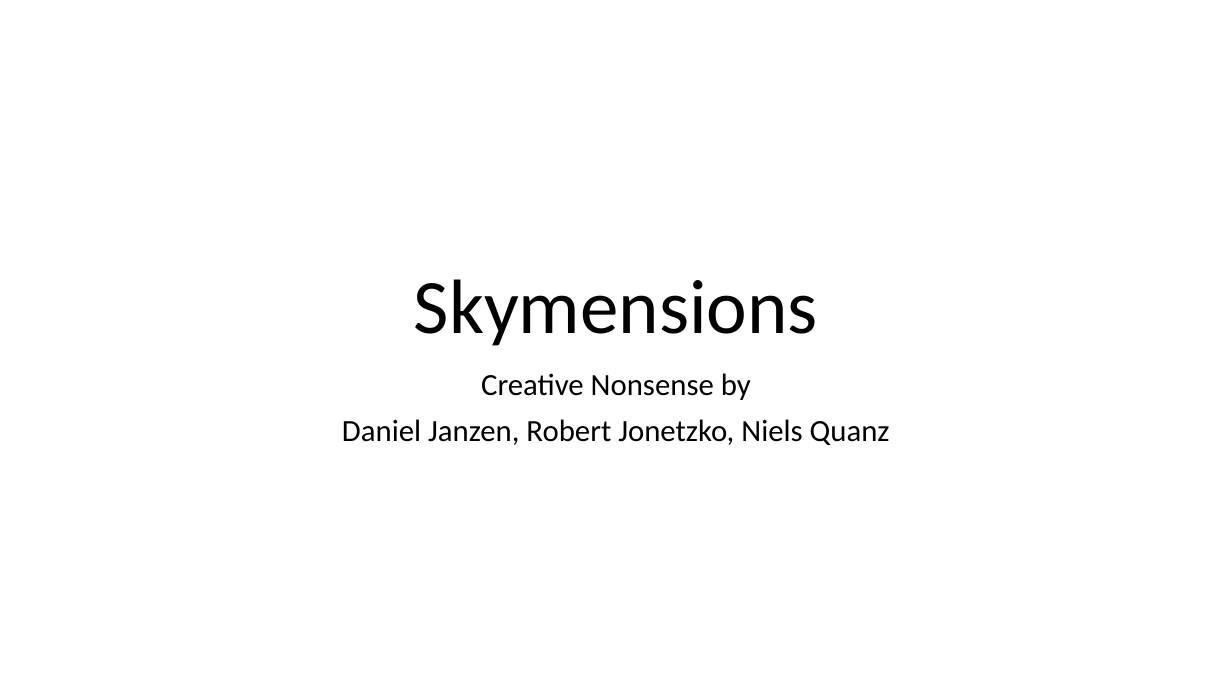
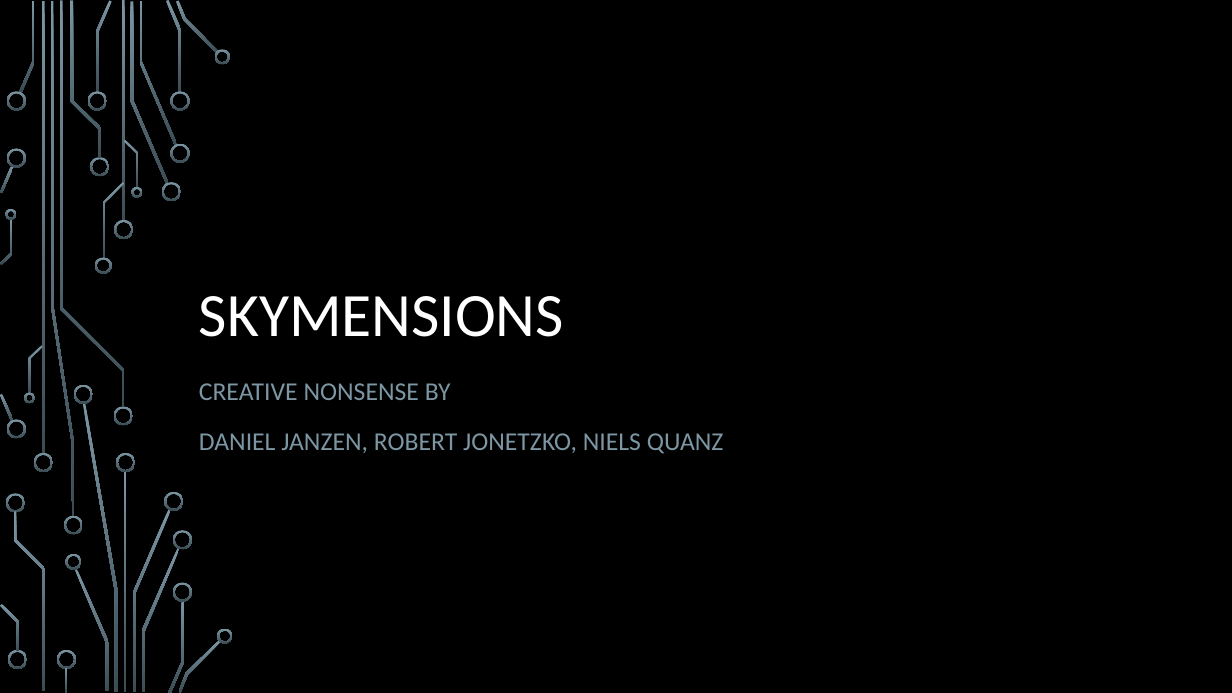
Before and after one commit to nielsq/CreativeNonSense, a slide deck: slide 1 of 12-Skymensions-JanzenQuanzJonetzko.pptx. Drawn at 1232x693 pixels with LibreOffice and Linux fonts; fonts in the diff are those of the drawing; background and template pictures are left out. Boxes give left, top, right and bottom in pixels: in the first picture for what was removed or moved away, otherwise in the second. Text is boxed around its words. In the diff, an @@ line names an element or a change of style, - is before the commit and + after.

Commit message:
Präsi Design

```diff
--- a/12-Skymensions-JanzenQuanzJonetzko.pptx
+++ b/12-Skymensions-JanzenQuanzJonetzko.pptx
@@ background #FFFFFF to picture (left out) @@
@@ title at [199, 296, 564, 337]: text changed; size 60 to 48 pt; text colour #000000 to #FFFFFF @@
-Skymensions
+SKYMENSIONS
@@ subtitle at [199, 383, 724, 454]: text changed; size 24 to 20 pt; text colour #000000 to #7C96A3 @@
-Creative Nonsense by
-Daniel Janzen, Robert Jonetzko, Niels Quanz
+CREATIVE NONSENSE BY
+DANIEL JANZEN, ROBERT JONETZKO, NIELS QUANZ
@@ group added at [0, 0, 233, 693]: 50 freeform shapes, 4 rectangles @@
```
Also in this commit, not shown: 12 other slides changed.
